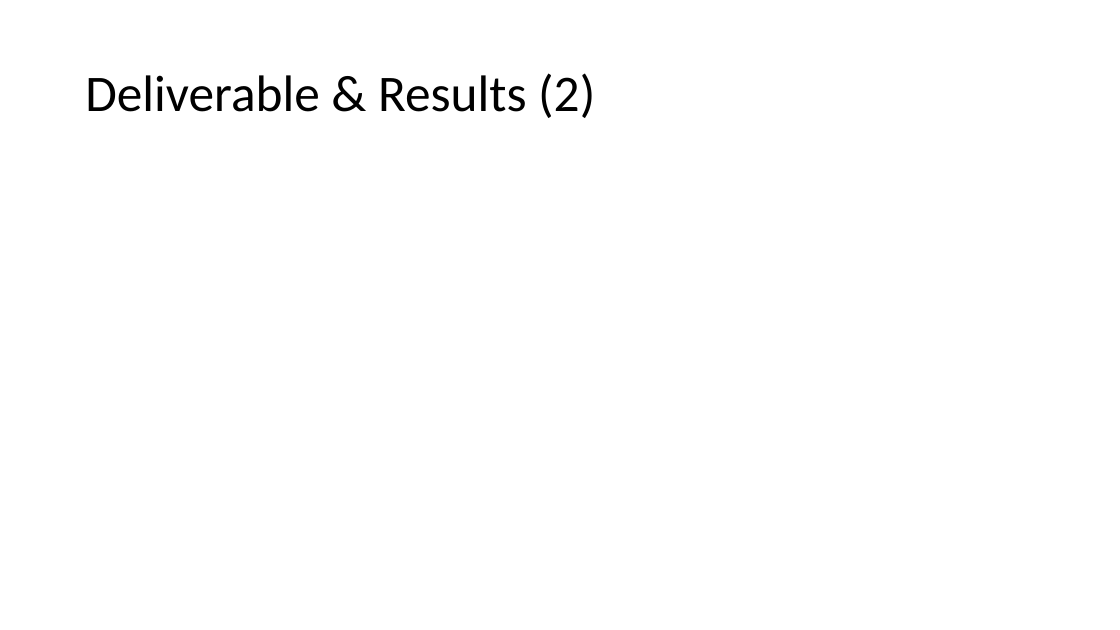
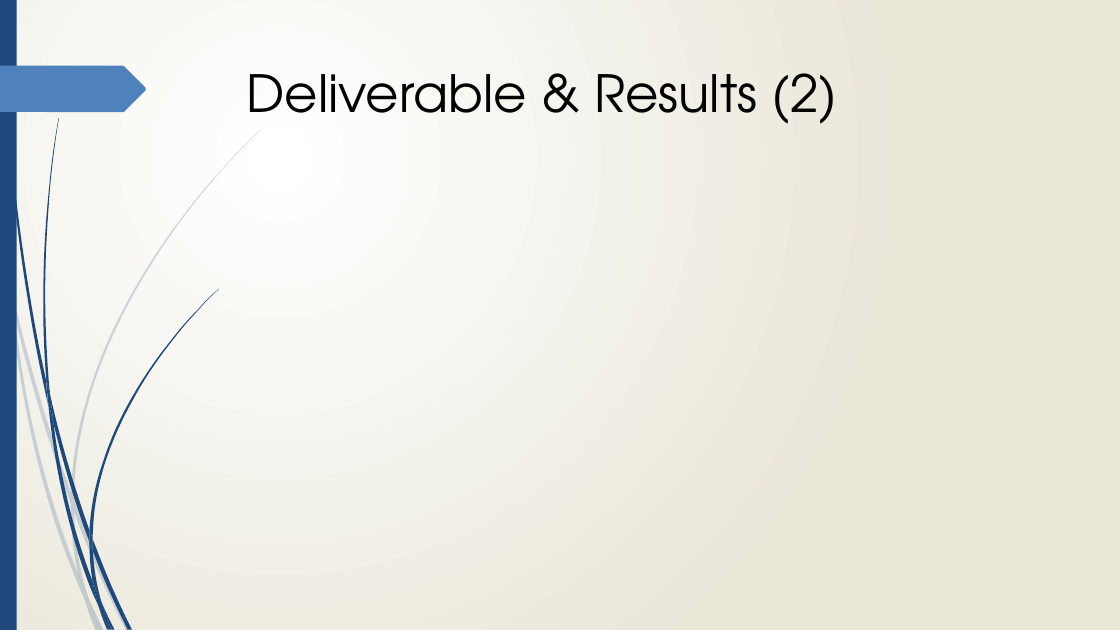
Before and after one commit to Jmr-Work/Pivotal_Presentation, a slide deck: slide 6 of Suppl/Pivotal Presentation - DTECTS.pptx. Drawn at 1120x630 pixels with LibreOffice and Linux fonts; fonts in the diff are those of the drawing. Boxes give left, top, right and bottom in pixels: in the first picture for what was removed or moved away, otherwise in the second. Text is boxed around its words. In the diff, an @@ line names an element or a change of style, - is before the commit and + after.

Commit message:
(+)    add template format

```diff
--- a/Suppl/Pivotal Presentation - DTECTS.pptx
+++ b/Suppl/Pivotal Presentation - DTECTS.pptx
@@ background #FFFFFF to gradient #FFFFFF to #EAE7D8 @@
@@ rectangle added at bbox=[0, 0, 17, 630], fill #1F497D @@
@@ title "Deliverable & Results (2)": place and size @@
-title "Deliverable & Results (2)" at bbox=[85, 73, 595, 118]
+title "Deliverable & Results (2)" at bbox=[247, 73, 838, 124]
@@ title "Deliverable & Results (2)" at bbox=[247, 73, 838, 124]: font Calibri to TeX Gyre Adventor; line spacing 0.9 to 1; vertical alignment middle to top @@
@@ freeform shape added at bbox=[0, 66, 146, 112], fill #4F81BD @@
@@ group added at bbox=[0, 129, 262, 630]: 10 freeform shapes @@
@@ group added at bbox=[3, 0, 218, 630]: 12 freeform shapes @@
```
Also in this commit, not shown: 10 other slides changed.
